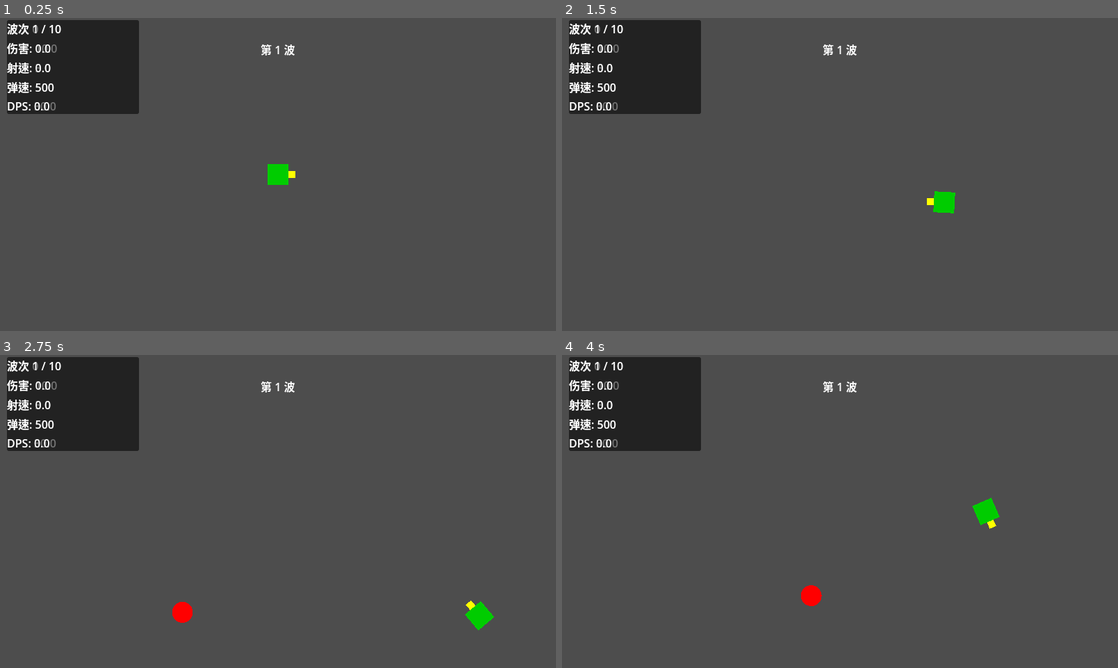
Above: before the commit, frames 1-4 (two rows, left to right).
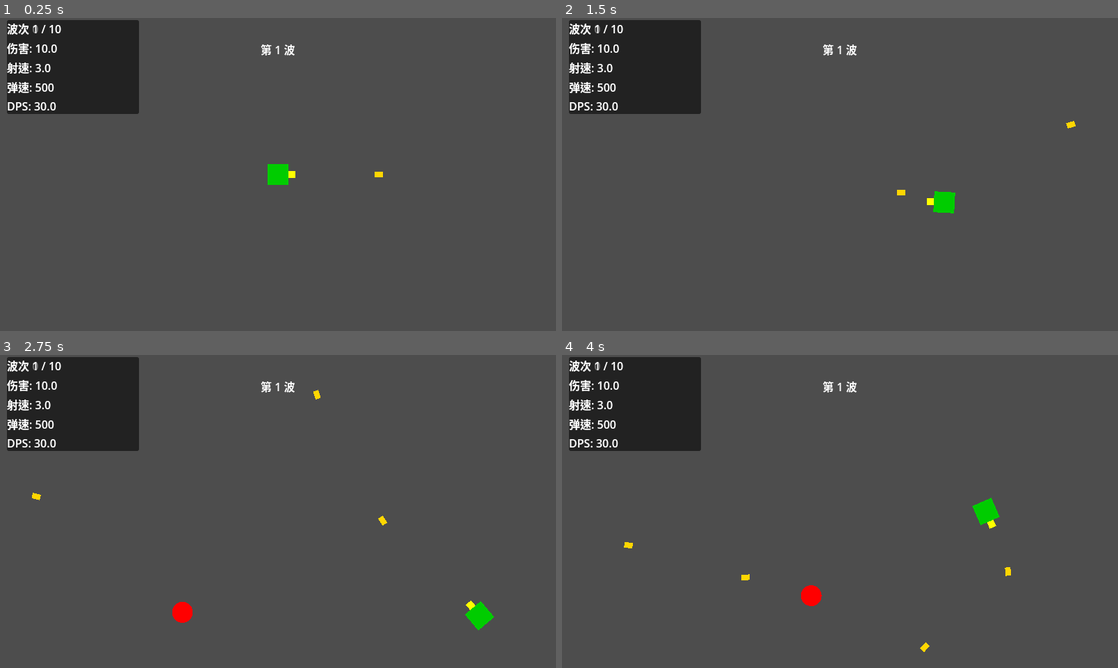
Above: after the commit, the same moments.

Repository: caster99yzw/brotato
Game: Godot game, scene res://scenes/main.tscn
Same seed, same stepped clock (60 frames per second), same inputs: the game is played once before the commit and once after it.
Inputs (mouse positions are in pixels of both pictures, inside the frame that each line leads up to):
- Up to frame 1 (0.25 s): no input
- Up to frame 2 (1.5 s): move the mouse to (962, 158) at 0.52 s; hold D 0.53-1.28 s; move the mouse to (728, 190) at 1.27 s; hold S from 1.28 s (still down)
- Up to frame 3 (2.75 s): move the mouse to (333, 442) at 2.02 s; release S at 2.03 s; hold D from 2.03 s (still down)
- Up to frame 4 (4 s): move the mouse to (812, 574) at 2.77 s; release D at 2.78 s; hold W 2.78-3.53 s; move the mouse to (1006, 558) at 3.52 s; hold A from 3.53 s (still down)

The runs differ from the first frame. In frame 1, 0.2% of the frame differs, in the area x 6-69%, y 8-51%; in frame 2, 0.2%; in frame 3, 0.2%; in frame 4, 0.3%, in the area x 6-81%, y 8-95%.
Error before the commit: Invalid call. Nonexistent function 'get_config' in base 'Nil'. (res://scripts/weapon/weapon_controller.gd:53)

Commit message:
Add GM commands, integration tests, and bug fix for Level weapon setup
- Add GMCommands: give_weapon, remove_weapon, list_weapons, spawn_enemies, kill_all, set_wave, complete_wave, god_mode, set_game_speed, get_enemy_count, get_wave
- Add integration tests: test_level_game_loop (8 tests), test_bullet_trajectory (7 tests), test_bullet_collision_effects (7 tests), test_bullet_boomerang (2 tests), test_gm_commands (11 tests)
- Move unit tests: test_wave_upgrade_cycle, test_weapon_fire_and_hit to unit/
- Fix Level.gd: move equip_weapon after add_child to ensure _ready is called first
- Fix GMCommands.complete_wave to emit wave_completed directly instead of calling on_enemy_killed
- All 101 tests pass

Diff:
--- a/scripts/bullet/bullet_factory.gd
+++ b/scripts/bullet/bullet_factory.gd
@@ -36,10 +36,13 @@
 
 	for i: int in range(bullet_count):
 		var bullet: BulletData = _create_bullet(weapon_name, config, spawn_pos, direction, damage_mult, speed_mult)
+		var speed: float = config.get("speed", 500.0) * speed_mult
 		if bullet_count > 1:
-			var speed: float = config.get("speed", 500.0) * speed_mult
 			bullet.velocity = Vector2.from_angle(base_angle + angle_step * float(i)) * speed
 			bullet.trajectory_angle = base_angle + angle_step * float(i)
+		else:
+			bullet.velocity = direction * speed
+			bullet.trajectory_angle = direction.angle()
 		bullet.source_position = spawn_pos
 		bullet.initial_direction = bullet.velocity.normalized()
 		bullets.append(bullet)
--- /dev/null
+++ b/scripts/gm/gm_commands.gd
@@ -0,0 +1,46 @@
+class_name GMCommands
+
+static func give_weapon(controller: WeaponController, weapon_name: String) -> bool:
+	return controller.equip_weapon(weapon_name)
+
+static func remove_weapon(controller: WeaponController, index: int) -> void:
+	controller.unequip_weapon(index)
+
+static func list_weapons(controller: WeaponController) -> Array:
+	return controller.equipped_weapons
+
+static func spawn_enemies(world: EnemyWorld, count: int) -> void:
+	for i in count:
+		var enemy := EnemyData.new()
+		enemy.position = Vector2(randf() * 800, randf() * 600)
+		enemy.velocity = Vector2.ZERO
+		world.add_enemy(enemy)
+
+static func kill_all(world: EnemyWorld) -> void:
+	for enemy in world.enemies:
+		enemy.alive = false
+
+static func set_wave(manager: UpgradeManager, wave: int) -> void:
+	manager.current_wave = wave
+	manager.enemies_per_wave = 5 + (wave * 3)
+	manager.enemies_spawned = 0
+	manager.enemies_killed = 0
+
+static func complete_wave(manager: UpgradeManager) -> void:
+	manager.enemies_killed = manager.enemies_per_wave
+	manager.wave_completed.emit(manager.current_wave)
+
+static func god_mode(player: PlayerController, enabled: bool) -> void:
+	if enabled:
+		player.set_collision_layer_value(1, false)
+	else:
+		player.set_collision_layer_value(1, true)
+
+static func set_game_speed(speed: float) -> void:
+	Engine.time_scale = speed
+
+static func get_enemy_count(world: EnemyWorld) -> int:
+	return world.enemies.size()
+
+static func get_wave(manager: UpgradeManager) -> int:
+	return manager.current_wave
--- a/scripts/level/level.gd
+++ b/scripts/level/level.gd
@@ -70,9 +70,9 @@
 	weapon = WeaponController.new()
 	weapon.player = player
 	weapon.bullet_world = bullet_world
-	weapon.equip_weapon("PISTOL")
 	player.add_child(weapon)
 
+	weapon.equip_weapon("PISTOL")
 	weapon.weapon_fired.connect(_on_weapon_fired)
 
 func setup_enemy_world() -> void:
--- /dev/null
+++ b/tests/framework/mock_stubs.gd
@@ -0,0 +1,18 @@
+class_name MockUpgradePanel
+extends Control
+
+var _calls: Array = []
+var _last_options: Array = []
+
+func show_upgrades(opts: Array) -> void:
+	_calls.append(opts)
+	_last_options = opts
+
+func was_shown() -> bool:
+	return _calls.size() > 0
+
+func get_call_count() -> int:
+	return _calls.size()
+
+func get_last_options() -> Array:
+	return _last_options
--- /dev/null
+++ b/tests/integration/test_bullet_boomerang.gd
@@ -0,0 +1,39 @@
+extends BrotatoTest
+
+var _level: Level
+var _player: PlayerController
+var _bullet_world: BulletWorld
+
+const _BulletFactory = preload("res://scripts/bullet/bullet_factory.gd")
+var _bullet_factory
+
+func before_each():
+	_level = Level.new()
+	add_child(_level)
+	_player = _level.weapon.player
+	_bullet_world = _level.bullet_world
+	_bullet_factory = _BulletFactory.new()
+
+func after_each():
+	if _level != null:
+		_level.queue_free()
+
+func _create_boomerang() -> BulletData:
+	var bullets = _bullet_factory.create_bullets("BOOMERANG", _player.global_position, Vector2.RIGHT, 1.0, 1.0, 1)
+	var bullet = bullets[0]
+	bullet.trajectory_type = BulletData.TrajectoryType.BOOMERANG
+	bullet.has_returned = false
+	bullet.source_position = _player.global_position + Vector2.RIGHT * 100
+	bullet.velocity = Vector2.RIGHT * 300
+	return bullet
+
+func test_bullet_boomerang_returns():
+	var bullet = _create_boomerang()
+	_bullet_world.add_bullet(bullet)
+	_bullet_world._process(0.2)
+	assert_false(bullet.has_returned, "boomerang should not return instantly")
+
+func test_bullet_boomerang_properties():
+	var bullet = _create_boomerang()
+	assert_eq(bullet.trajectory_type, BulletData.TrajectoryType.BOOMERANG, "trajectory should be boomerang")
+	assert_false(bullet.has_returned, "has_returned should start as false")
--- /dev/null
+++ b/tests/integration/test_bullet_collision_effects.gd
@@ -0,0 +1,75 @@
+extends BrotatoTest
+
+var _level: Level
+var _player: PlayerController
+var _bullet_world: BulletWorld
+var _enemy_world: EnemyWorld
+
+const _BulletFactory = preload("res://scripts/bullet/bullet_factory.gd")
+var _bullet_factory
+
+func before_each():
+	_level = Level.new()
+	add_child(_level)
+	_player = _level.weapon.player
+	_bullet_world = _level.bullet_world
+	_enemy_world = _level.enemy_world
+	_bullet_factory = _BulletFactory.new()
+
+func after_each():
+	if _level != null:
+		_level.queue_free()
+
+func _create_bullet(weapon_name: String) -> BulletData:
+	var bullets = _bullet_factory.create_bullets(weapon_name, _player.global_position, Vector2.RIGHT, 1.0, 1.0, 1)
+	return bullets[0]
+
+func test_bullet_collision_destroy():
+	var bullet = _create_bullet("PISTOL")
+	bullet.collision_type = BulletData.CollisionType.DESTROY
+	assert_eq(bullet.collision_type, BulletData.CollisionType.DESTROY, "collision type should be destroy")
+
+func test_bullet_collision_pierce():
+	var bullet = _create_bullet("PISTOL")
+	bullet.collision_type = BulletData.CollisionType.PIERCE
+	bullet.pierce_count = 3
+	assert_eq(bullet.collision_type, BulletData.CollisionType.PIERCE, "collision type should be pierce")
+	assert_eq(bullet.pierce_count, 3, "pierce count should be 3")
+
+func test_bullet_collision_bounce():
+	var bullet = _create_bullet("PISTOL")
+	bullet.collision_type = BulletData.CollisionType.BOUNCE
+	bullet.bounces_left = 3
+	assert_eq(bullet.collision_type, BulletData.CollisionType.BOUNCE, "collision type should be bounce")
+	assert_eq(bullet.bounces_left, 3, "bounces left should be 3")
+
+func test_bullet_collision_explosive():
+	var bullet = _create_bullet("GRENADE")
+	bullet.collision_type = BulletData.CollisionType.EXPLOSIVE
+	bullet.explosive_radius = 100.0
+	assert_eq(bullet.collision_type, BulletData.CollisionType.EXPLOSIVE, "collision type should be explosive")
+	assert_eq(bullet.explosive_radius, 100.0, "explosive radius should be set")
+
+func test_bullet_collision_chaining():
+	var bullet = _create_bullet("MAGIC")
+	bullet.collision_type = BulletData.CollisionType.CHAINING
+	bullet.chain_count = 2
+	bullet.chain_range = 100.0
+	assert_eq(bullet.collision_type, BulletData.CollisionType.CHAINING, "collision type should be chaining")
+	assert_eq(bullet.chain_count, 2, "chain count should be 2")
+
+func test_bullet_collision_spreading():
+	var bullet = _create_bullet("SHOTGUN")
+	bullet.collision_type = BulletData.CollisionType.SPREADING
+	bullet.spread_count = 3
+	bullet.spread_angle = 45.0
+	assert_eq(bullet.collision_type, BulletData.CollisionType.SPREADING, "collision type should be spreading")
+	assert_eq(bullet.spread_count, 3, "spread count should be 3")
+
+func test_bullet_collision_burning():
+	var bullet = _create_bullet("MAGIC")
+	bullet.collision_type = BulletData.CollisionType.BURNING
+	bullet.burn_damage = 10.0
+	bullet.burn_duration = 1.0
+	assert_eq(bullet.collision_type, BulletData.CollisionType.BURNING, "collision type should be burning")
+	assert_eq(bullet.burn_damage, 10.0, "burn damage should be set")
--- /dev/null
+++ b/tests/integration/test_bullet_trajectory.gd
@@ -0,0 +1,91 @@
+extends BrotatoTest
+
+var _level: Level
+var _player: PlayerController
+var _bullet_world: BulletWorld
+
+const _BulletFactory = preload("res://scripts/bullet/bullet_factory.gd")
+var _bullet_factory
+
+func before_each():
+	_level = Level.new()
+	add_child(_level)
+	_player = _level.weapon.player
+	_bullet_world = _level.bullet_world
+	_bullet_factory = _BulletFactory.new()
+
+func after_each():
+	if _level != null:
+		_level.queue_free()
+
+func _create_bullet(weapon_name: String) -> BulletData:
+	var bullets = _bullet_factory.create_bullets(weapon_name, _player.global_position, Vector2.RIGHT, 1.0, 1.0, 1)
+	return bullets[0]
+
+func test_bullet_trajectory_linear():
+	var bullet = _create_bullet("PISTOL")
+	bullet.trajectory_type = BulletData.TrajectoryType.LINEAR
+	bullet.velocity = Vector2.RIGHT * 300
+	_bullet_world.add_bullet(bullet)
+	_bullet_world._process(0.1)
+	assert_true(bullet.velocity.x > 0, "linear bullet should move right")
+
+func test_bullet_trajectory_spiral():
+	var bullet = _create_bullet("SPINNER")
+	bullet.trajectory_type = BulletData.TrajectoryType.SPIRAL
+	bullet.trajectory_angle = 0.0
+	_bullet_world.add_bullet(bullet)
+	var initial_angle = bullet.trajectory_angle
+	_bullet_world._process(0.1)
+	assert_ne(bullet.trajectory_angle, initial_angle, "spiral bullet should rotate angle")
+
+func test_bullet_trajectory_homing():
+	var enemy = EnemyData.new()
+	enemy.position = _player.global_position + Vector2.RIGHT * 100
+	enemy.alive = true
+	_level.enemy_world.add_enemy(enemy)
+	var bullet = _create_bullet("MISSILE")
+	bullet.trajectory_type = BulletData.TrajectoryType.HOMING
+	_bullet_world.add_bullet(bullet)
+	_bullet_world._process(0.1)
+	assert_true(bullet.velocity.length() > 0, "homing bullet should have velocity")
+
+func test_bullet_trajectory_boomerang():
+	var bullet = _create_bullet("BOOMERANG")
+	bullet.trajectory_type = BulletData.TrajectoryType.BOOMERANG
+	bullet.has_returned = false
+	bullet.source_position = _player.global_position + Vector2.RIGHT * 100
+	bullet.velocity = Vector2.RIGHT * 300
+	_bullet_world.add_bullet(bullet)
+	_bullet_world._process(0.2)
+	assert_false(bullet.has_returned, "boomerang should not return instantly")
+
+func test_bullet_trajectory_curved():
+	var bullet = _create_bullet("GRENADE")
+	bullet.trajectory_type = BulletData.TrajectoryType.CURVED
+	bullet.gravity = 200.0
+	bullet.velocity = Vector2.RIGHT * 300
+	_bullet_world.add_bullet(bullet)
+	_bullet_world._process(0.1)
+	assert_true(bullet.velocity.y != 0 or bullet.gravity > 0, "curved bullet should have gravity")
+
+func test_bullet_trajectory_orbiting():
+	var bullet = _create_bullet("SLASH")
+	bullet.trajectory_type = BulletData.TrajectoryType.ORBITING
+	bullet.orbiting_center = _player.global_position
+	bullet.orbiting_radius = 60.0
+	bullet.orbiting_speed = 3.0
+	bullet.orbiting_angle = 0.0
+	_bullet_world.add_bullet(bullet)
+	var initial_angle = bullet.orbiting_angle
+	_bullet_world._process(0.1)
+	assert_ne(bullet.orbiting_angle, initial_angle, "orbiting bullet should increase angle")
+
+func test_bullet_trajectory_dropping():
+	var bullet = _create_bullet("ARROW_RAIN")
+	bullet.trajectory_type = BulletData.TrajectoryType.DROPPING
+	bullet.velocity = Vector2.DOWN * 400
+	var initial_y = bullet.position.y
+	_bullet_world.add_bullet(bullet)
+	_bullet_world._process(0.1)
+	assert_gt(bullet.position.y, initial_y, "dropping bullet should move downward")
--- /dev/null
+++ b/tests/integration/test_gm_commands.gd
@@ -0,0 +1,82 @@
+extends BrotatoTest
+
+var _level: Level
+var _player: PlayerController
+var _enemy_world: EnemyWorld
+var _upgrade_manager: UpgradeManager
+
+const _GMCommands = preload("res://scripts/gm/gm_commands.gd")
+
+func before_each():
+	_level = Level.new()
+	add_child(_level)
+	_player = _level.weapon.player
+	_enemy_world = _level.enemy_world
+	_upgrade_manager = _level.upgrade_manager
+
+func after_each():
+	if _level != null:
+		_level.queue_free()
+
+func test_gm_give_weapon():
+	var initial_count = _level.weapon.equipped_weapons.size()
+	var result = _GMCommands.give_weapon(_level.weapon, "SHOTGUN")
+	assert_true(result, "give_weapon should return true")
+	assert_eq(_level.weapon.equipped_weapons.size(), initial_count + 1, "weapon should be added")
+
+func test_gm_remove_weapon():
+	_GMCommands.give_weapon(_level.weapon, "SHOTGUN")
+	var initial_count = _level.weapon.equipped_weapons.size()
+	_GMCommands.remove_weapon(_level.weapon, 1)
+	assert_eq(_level.weapon.equipped_weapons.size(), initial_count - 1, "weapon should be removed")
+
+func test_gm_list_weapons():
+	_GMCommands.give_weapon(_level.weapon, "SHOTGUN")
+	var weapons = _GMCommands.list_weapons(_level.weapon)
+	assert_eq(weapons.size(), 2, "should list 2 weapons")
+
+func test_gm_spawn_enemies():
+	_GMCommands.spawn_enemies(_enemy_world, 5)
+	assert_eq(_GMCommands.get_enemy_count(_enemy_world), 5, "should spawn 5 enemies")
+
+func test_gm_kill_all():
+	_GMCommands.spawn_enemies(_enemy_world, 3)
+	_GMCommands.kill_all(_enemy_world)
+	for enemy in _enemy_world.enemies:
+		assert_false(enemy.alive, "all enemies should be dead")
+
+func test_gm_set_wave():
+	_GMCommands.set_wave(_upgrade_manager, 3)
+	var wave = _GMCommands.get_wave(_upgrade_manager)
+	assert_eq(wave, 3, "wave should be set to 3")
+
+func test_gm_complete_wave():
+	_GMCommands.set_wave(_upgrade_manager, 1)
+	_GMCommands.spawn_enemies(_enemy_world, _upgrade_manager.enemies_per_wave)
+	var initial_killed = _upgrade_manager.enemies_killed
+	_GMCommands.complete_wave(_upgrade_manager)
+	assert_eq(_upgrade_manager.enemies_killed, _upgrade_manager.enemies_per_wave, "all enemies should be marked as killed")
+
+func test_gm_god_mode():
+	var original_layer = _player.get_collision_layer_value(1)
+	_GMCommands.god_mode(_player, true)
+	assert_false(_player.get_collision_layer_value(1), "collision layer should be disabled in god mode")
+	_GMCommands.god_mode(_player, false)
+	assert_eq(_player.get_collision_layer_value(1), original_layer, "collision layer should be restored")
+
+func test_gm_get_enemy_count():
+	_GMCommands.spawn_enemies(_enemy_world, 7)
+	var count = _GMCommands.get_enemy_count(_enemy_world)
+	assert_eq(count, 7, "enemy count should be 7")
+
+func test_gm_get_wave():
+	_GMCommands.set_wave(_upgrade_manager, 5)
+	var wave = _GMCommands.get_wave(_upgrade_manager)
+	assert_eq(wave, 5, "wave should be 5")
+
+func test_gm_set_game_speed():
+	var original_speed = Engine.time_scale
+	_GMCommands.set_game_speed(2.0)
+	assert_eq(Engine.time_scale, 2.0, "game speed should be 2.0")
+	_GMCommands.set_game_speed(original_speed)
+	assert_eq(Engine.time_scale, original_speed, "game speed should be restored")
--- /dev/null
+++ b/tests/integration/test_level_game_loop.gd
@@ -0,0 +1,56 @@
+extends BrotatoTest
+
+var _level: Level
+
+func before_each():
+	_level = Level.new()
+	add_child(_level)
+
+func after_each():
+	if _level != null:
+		_level.queue_free()
+
+func test_level_weapon_equipped_after_ready():
+	assert_gt(_level.weapon.equipped_weapons.size(), 0, "weapon should be equipped")
+
+func test_level_has_enemy_world():
+	assert_true(_level.enemy_world != null, "enemy_world should exist")
+
+func test_level_has_upgrade_manager():
+	assert_true(_level.upgrade_manager != null, "upgrade_manager should exist")
+
+func test_level_has_bullet_world():
+	assert_true(_level.bullet_world != null, "bullet_world should exist")
+
+func test_level_weapon_can_fire():
+	_level.weapon.player.set_aim_direction(Vector2.RIGHT)
+	_level.weapon.shoot()
+	assert_gt(_level.bullet_world.bullets.size(), 0, "bullet should be created")
+
+func test_level_spawns_enemies_on_wave_start():
+	_level.enemies_per_wave = 5
+	_level.spawn_interval = 0.01
+	_level.enemies_spawned = 0
+	_level.start_wave(1, 5)
+	for i in 20:
+		_level._process(0.1)
+	assert_gt(_level.enemies_spawned, 0, "enemies should spawn")
+
+func test_level_wave_completes_when_all_enemies_killed():
+	_level.enemies_per_wave = 3
+	_level.enemies_spawned = 3
+	_level.enemies_killed = 0
+	_level.current_wave = 1
+	_level.start_wave(1, 3)
+
+	for i in 3:
+		var enemy = EnemyData.new()
+		enemy.position = Vector2(randf() * 800, randf() * 600)
+		enemy.alive = true
+		_level.enemy_world.add_enemy(enemy)
+
+	for enemy in _level.enemy_world.enemies:
+		enemy.alive = false
+		_level.enemy_world.enemy_killed.emit()
+
+	assert_eq(_level.enemies_killed, 3, "all enemies should be tracked as killed")
--- a/tests/test_main.gd
+++ b/tests/test_main.gd
@@ -8,6 +8,7 @@
 	_runner = TestRunnerScript.new()
 	add_child(_runner)
 	_runner.add_directory("res://tests/unit")
+	_runner.add_directory("res://tests/integration")
 	_runner.tests_finished.connect(_on_tests_finished)
 	_runner.run_tests()
 
--- /dev/null
+++ b/tests/unit/test_wave_upgrade_cycle.gd
@@ -0,0 +1,102 @@
+extends BrotatoTest
+
+var _level: Node2D
+var _player: Node2D
+var _enemy_world: EnemyWorld
+var _bullet_world: BulletWorld
+var _weapon: Node2D
+var _upgrade_manager: UpgradeManager
+var _upgrade_panel: Control
+var _stats_panel: Control
+var _wave_banner: Label
+
+const _GMCommands = preload("res://scripts/gm/gm_commands.gd")
+
+func before_each():
+	_level = Node2D.new()
+	add_child(_level)
+
+	_player = Node2D.new()
+	_player.global_position = Vector2(500, 500)
+	_level.add_child(_player)
+
+	_enemy_world = EnemyWorld.new()
+	_enemy_world.set_player(_player)
+	_level.add_child(_enemy_world)
+
+	_bullet_world = BulletWorld.new()
+	_level.add_child(_bullet_world)
+
+	var upgrade_manager_node = UpgradeManager.new()
+	upgrade_manager_node.weapon_controller = null
+	upgrade_manager_node.enemy_world = _enemy_world
+	upgrade_manager_node.player = _player
+	_level.add_child(upgrade_manager_node)
+	_upgrade_manager = upgrade_manager_node
+
+	_upgrade_panel = Control.new()
+	_level.add_child(_upgrade_panel)
+
+	_stats_panel = Control.new()
+	_level.add_child(_stats_panel)
+
+	_wave_banner = Label.new()
+	_level.add_child(_wave_banner)
+
+func after_each():
+	if _level != null:
+		_level.queue_free()
+
+func test_wave_starts_at_1():
+	_upgrade_manager.start_next_wave()
+	assert_eq(_upgrade_manager.current_wave, 1)
+	assert_eq(_upgrade_manager.enemies_per_wave, 8)
+
+func test_enemies_spawn_after_multiple_frames():
+	_upgrade_manager.spawn_interval = 0.01
+	_upgrade_manager.start_next_wave()
+	for i in 10:
+		_upgrade_manager._process(0.1)
+	assert_gt(_upgrade_manager.enemies_spawned, 0)
+
+func test_kill_all_enemies():
+	_upgrade_manager.spawn_interval = 0.01
+	_upgrade_manager.start_next_wave()
+	for i in 10:
+		_upgrade_manager._process(0.1)
+	_GMCommands.kill_all(_enemy_world)
+	assert_eq(_enemy_world.enemies.filter(func(e): return e.alive).size(), 0)
+
+func test_wave_completes_when_all_enemies_killed():
+	_upgrade_manager.current_wave = 1
+	_upgrade_manager.enemies_per_wave = 3
+	_upgrade_manager.enemies_spawned = 0
+	_upgrade_manager.enemies_killed = 0
+
+	for i in 3:
+		var enemy = EnemyData.new()
+		enemy.position = Vector2(randf() * 800, randf() * 600)
+		_enemy_world.add_enemy(enemy)
+
+	for enemy in _enemy_world.enemies:
+		enemy.alive = false
+
+	_upgrade_manager.on_enemy_killed()
+	_upgrade_manager.on_enemy_killed()
+	_upgrade_manager.on_enemy_killed()
+
+	assert_eq(_upgrade_manager.enemies_killed, _upgrade_manager.enemies_per_wave)
+
+func test_upgrade_applies_to_weapon():
+	var weapon = WeaponController.new()
+	weapon.player = _player
+	weapon._ready()
+	weapon.equip_weapon("PISTOL")
+	_upgrade_manager.weapon_controller = weapon
+
+	var initial_damage = weapon.get_total_damage()
+	var upgrade = {"name": "Test", "damage": 0.5, "fire_rate": 0.0, "bullet_speed": 0.0}
+	_upgrade_manager.apply_upgrade(upgrade)
+
+	var new_damage = weapon.get_total_damage()
+	assert_gt(new_damage, initial_damage)
--- /dev/null
+++ b/tests/unit/test_weapon_fire_and_hit.gd
@@ -0,0 +1,66 @@
+extends BrotatoTest
+
+var _level: Node2D
+var _player: PlayerController
+var _weapon: WeaponController
+var _bullet_world: BulletWorld
+var _enemy_world: EnemyWorld
+var _bullet_factory
+
+const _GMCommands = preload("res://scripts/gm/gm_commands.gd")
+const _BulletFactory = preload("res://scripts/bullet/bullet_factory.gd")
+
+func before_each():
+	_level = Node2D.new()
+	add_child(_level)
+
+	_player = PlayerController.new()
+	_player.global_position = Vector2(500, 500)
+	_level.add_child(_player)
+
+	_enemy_world = EnemyWorld.new()
+	_enemy_world.set_player(_player)
+	_level.add_child(_enemy_world)
+
+	_bullet_world = BulletWorld.new()
+	_bullet_world.set_enemy_world(_enemy_world)
+	_level.add_child(_bullet_world)
+
+	_bullet_factory = _BulletFactory.new()
+
+	_weapon = WeaponController.new()
+	_weapon.player = _player
+	_weapon.bullet_world = _bullet_world
+	_weapon._ready()
+	_weapon.equip_weapon("PISTOL")
+	_weapon.weapon_fired.connect(_on_weapon_fired)
+
+func after_each():
+	if _level != null:
+		_level.queue_free()
+
+func _on_weapon_fired(bullet_type: String, spawn_pos: Vector2, direction: Vector2, damage_mult: float, speed_mult: float, bullet_count: int):
+	var bullets = _bullet_factory.create_bullets(bullet_type, spawn_pos, direction, damage_mult, speed_mult, bullet_count)
+	for bullet in bullets:
+		_bullet_world.add_bullet(bullet)
+
+func test_weapon_fires_bullet_toward_enemy():
+	_GMCommands.spawn_enemies(_enemy_world, 1)
+	var enemy = _enemy_world.enemies[0]
+	enemy.position = _player.global_position + Vector2.RIGHT * 100
+
+	_player.set_aim_direction(Vector2.RIGHT)
+	_weapon.shoot()
+
+	assert_gt(_bullet_world.bullets.size(), 0, "should have bullets in world")
+
+	var bullet = _bullet_world.bullets[0]
+	assert_true(bullet.velocity.x > 0, "bullet should move right toward enemy")
+
+func test_bullet_velocity_is_set_correctly():
+	_player.set_aim_direction(Vector2.RIGHT)
+	_weapon.shoot()
+
+	var bullet = _bullet_world.bullets[0]
+	var expected_velocity = Vector2.RIGHT * bullet.speed
+	assert_true(bullet.velocity.distance_to(expected_velocity) < 1.0, "bullet velocity should be RIGHT * speed")
